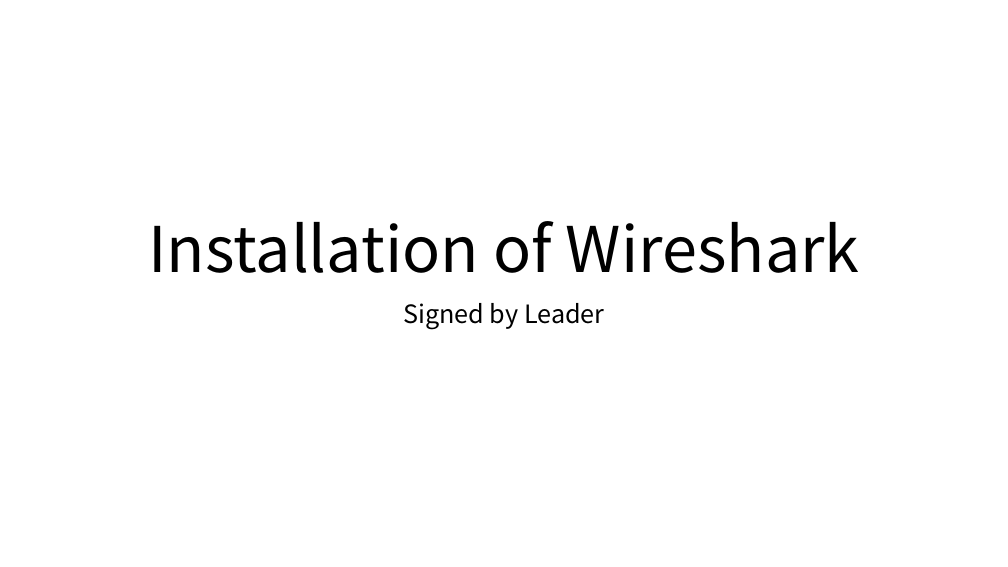
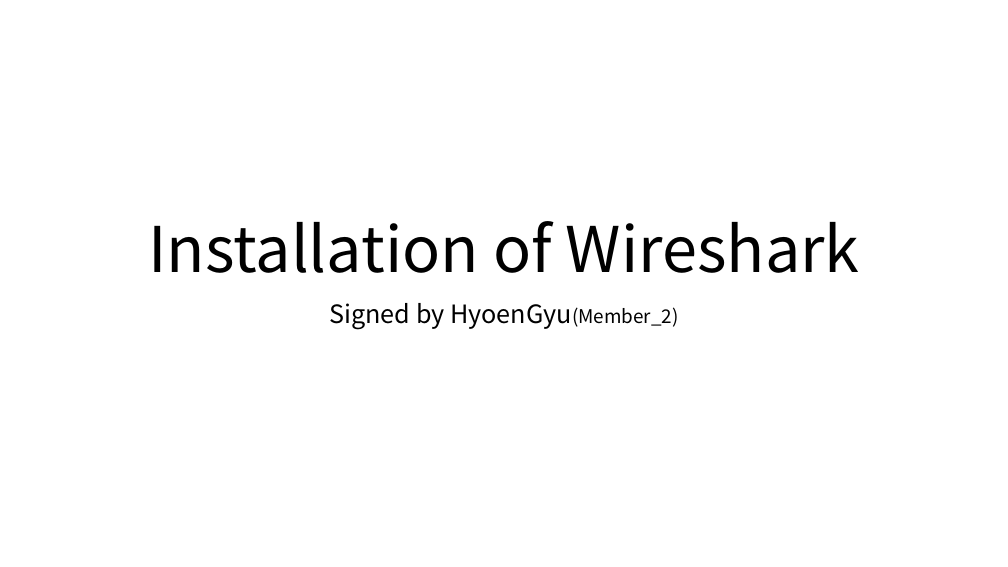
Before and after one commit to yesman9692/Wireshark, a slide deck: slide 1 of Installation of Wireshark.pptx. Drawn at 1008x567 pixels with LibreOffice and Linux fonts; fonts in the diff are those of the drawing. Boxes give left, top, right and bottom in pixels: in the first picture for what was removed or moved away, otherwise in the second. Text is boxed around its words. In the diff, an @@ line names an element or a change of style, - is before the commit and + after.

Commit message:
Change <Installation of Wireshark.pptx> : Signed by Member2

```diff
--- a/Installation of Wireshark.pptx
+++ b/Installation of Wireshark.pptx
@@ subtitle at <box>329,303,679,330</box>: text changed @@
-Signed by Leader
+Signed by HyoenGyu(Member_2)
```
